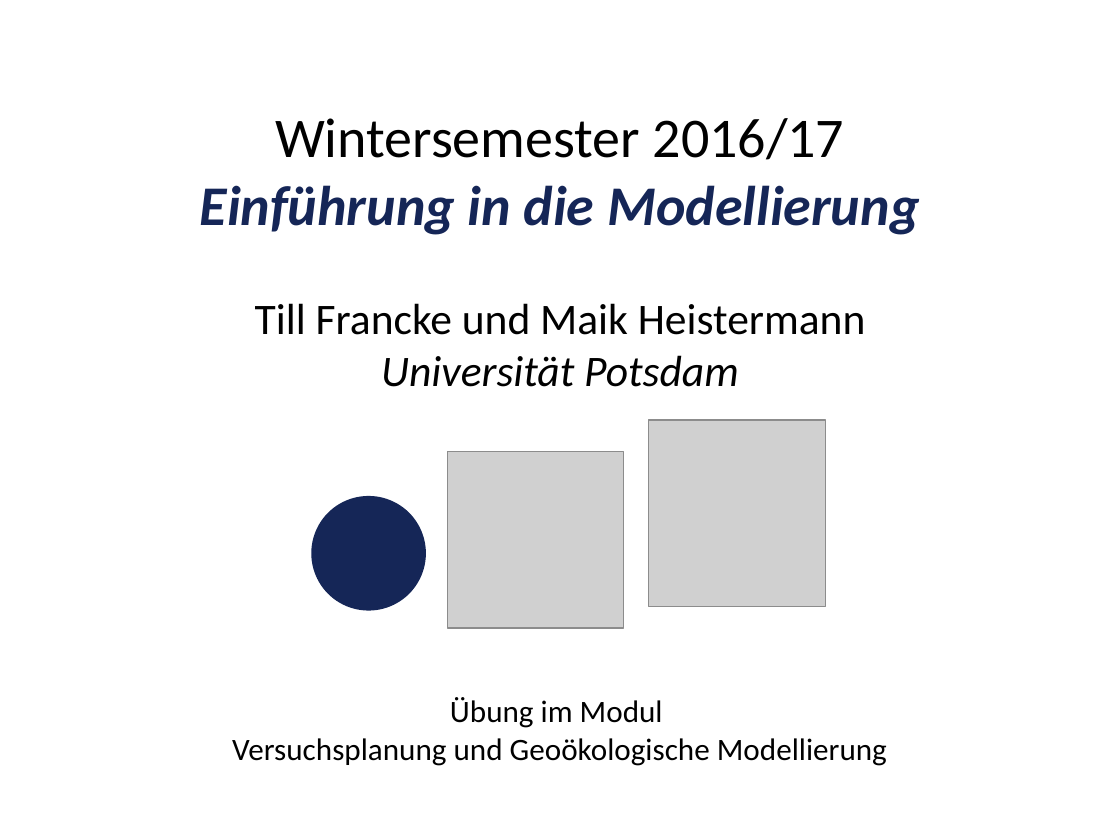
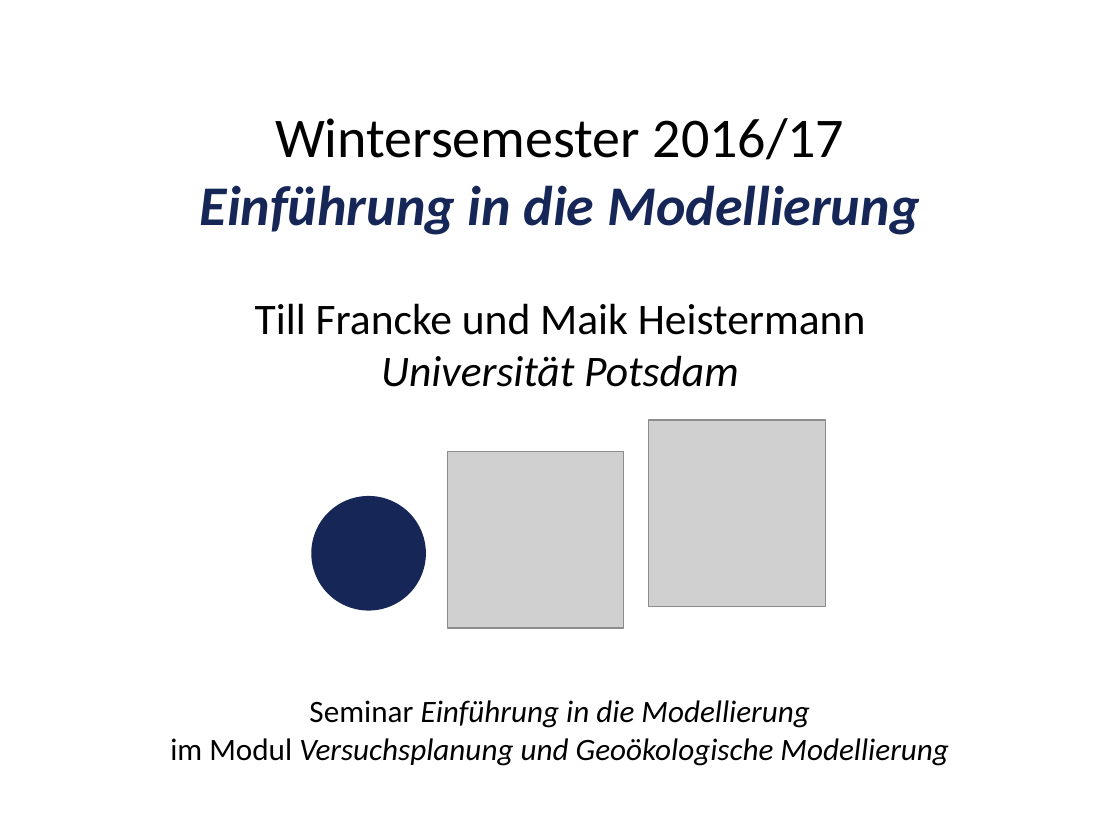
Before and after one commit to heistermann/Einf_Modellierung, a slide deck: slide 1 of Termin_2/folien/UebungModellierung#2.pptx. Drawn at 1120x840 pixels with LibreOffice and Linux fonts; fonts in the diff are those of the drawing; grey boxes stand for pictures. Boxes give left, top, right and bottom in pixels: in the first picture for what was removed or moved away, otherwise in the second. Text is boxed around its words. In the diff, an @@ line names an element or a change of style, - is before the commit and + after.

```diff
--- a/Termin_2/folien/UebungModellierung#2.pptx
+++ b/Termin_2/folien/UebungModellierung#2.pptx
@@ text at (x1=170, y1=700, x2=948, y2=766): text changed; italic on @@
-Übung im Modul
-Versuchsplanung und Geoökologische Modellierung
+Seminar Einführung in die Modellierung
+im Modul Versuchsplanung und Geoökologische Modellierung
```
Also in this commit, not shown: 14 other slides changed.
